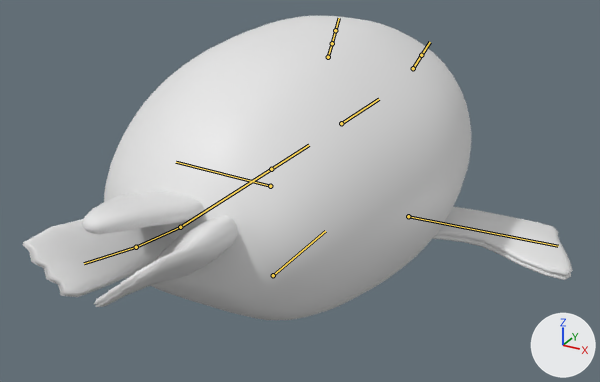
An edit to the FBX model Assets/Entities/NPCs/Seal/Seal_animations.fbx, drawn before and after from the same camera.
The view is the same before and after, from a 50 mm lens placed at (1.008, -1.883, 1.108), pointed at (0.068, -0.174, 0.254). Every picture has the same lights, and +X, +Y and +Z are marked at lower right. The picture after the commit comes second. The bones that change, and the others that lie on the model, are drawn over the model as lines.

The first picture shows 'sealplush_geo'.
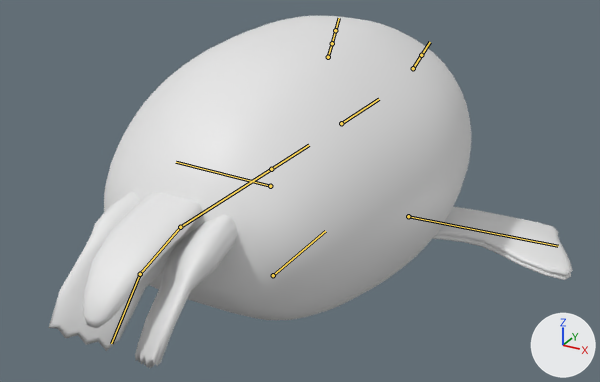
The newer file adds an action. The first version stands in its rest pose; the second is drawn at frame 1 of the action 'Seal_rig|Seal_Idle'.

What the commit changed:
Bone 'Tail.001' (bone_tail_001) turns from (0, 0, 0) to (-25, 0, 0) degrees about its own x, y and z.
Bone 'Tail.002' (bone_tail_002) turns from (0, 0, 0) to (-33, 0, 0) degrees about its own x, y and z.

What differs and where, as boxes [x1, y1, x2, y2] in the pictures (600 x 382 px):
'sealplush_geo', posed (16% taller): before [23, 16, 573, 320]; after [48, 16, 573, 368]
bone 'Tail.001', root to tip: before (180, 227) to (136, 247); after (180, 227) to (140, 274)
bone 'Tail.002', root to tip: before (136, 247) to (84, 263); after (140, 274) to (111, 343)
